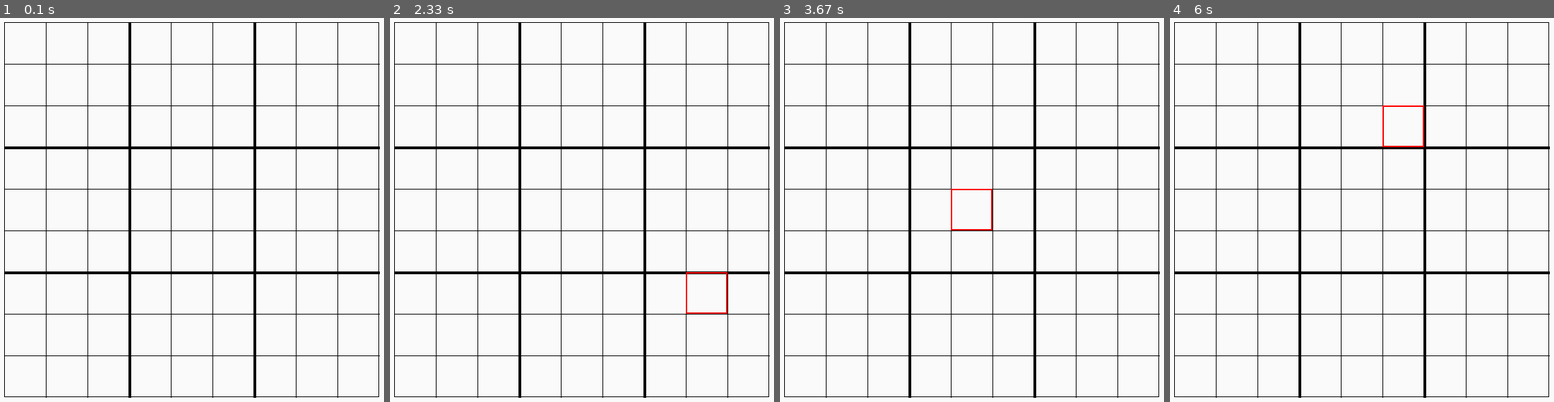
Above: before the commit, frames 1-4 (left to right).
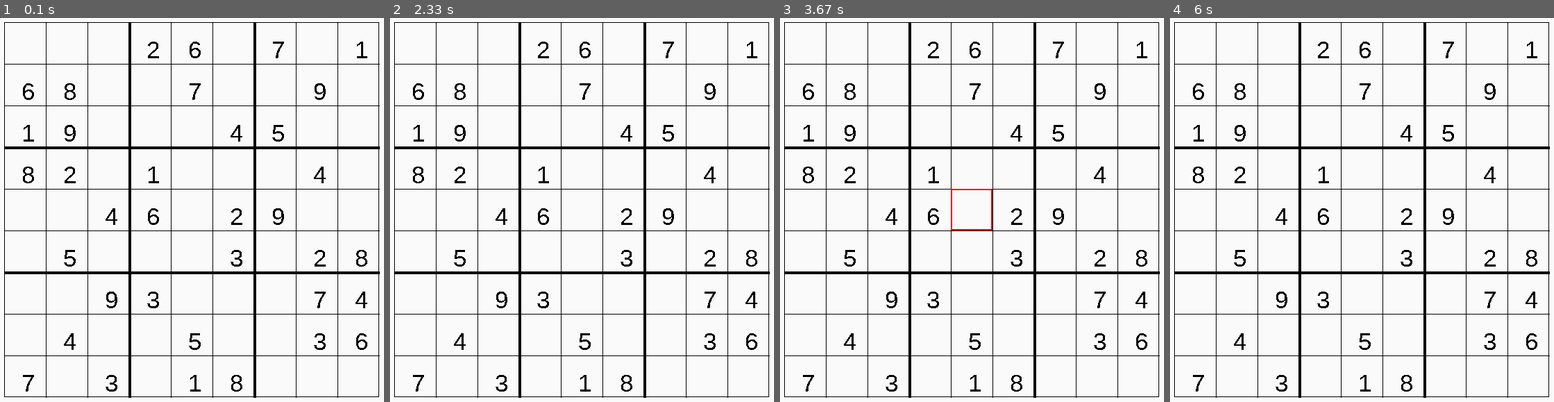
Above: after the commit, the same moments.

Repository: JDev165/sudokuBacktrackingVisualization
Game: pygame game, started from pygame_test.py
The game is run twice, just before and just after one commit, with the same random seed, the same clock (stepped at 60 frames per second) and the same inputs.
Inputs (mouse positions are in pixels of both pictures, inside the frame that each line leads up to):
- Up to frame 1 (0.1 s): no input
- Up to frame 2 (2.33 s): click (582, 210) at 0.38 s; click (474, 213) at 0.72 s; click (647, 52) at 1.05 s; click (420, 198) at 1.38 s; click (589, 256) at 1.72 s; click (697, 279) at 2.05 s
- Up to frame 3 (3.67 s): click (1064, 175) at 2.42 s; click (1137, 175) at 2.88 s; click (1129, 298) at 3.22 s; click (991, 190) at 3.55 s
- Up to frame 4 (6 s): click (1262, 129) at 3.88 s; click (1481, 256) at 4.22 s; click (1292, 64) at 4.55 s; click (1519, 202) at 4.88 s; click (1273, 102) at 5.22 s; click (1335, 71) at 5.55 s; click (1392, 137) at 5.88 s

The runs differ from the first frame. In frame 1, 1.8% of the frame differs, in the area x 5-96%, y 6-98%; in frame 2, 2.0%; in frame 3, 1.8%; in frame 4, 2.0%.

Commit message:
Can draw numbers from test grid to pygame grid

Diff:
--- a/constants.py
+++ b/constants.py
@@ -19,3 +19,17 @@
 SUDOKU_BOARD_SIZE = (SUDOKU_BOARD_WIDTH, SUDOKU_BOARD_HEIGHT)
 SUDOKU_BOARD_LARGE_SQUARE_SIZE = SUDOKU_BOARD_WIDTH // 3
 SUDOKU_BOARD_SMALL_SQUARE_SIZE = SUDOKU_BOARD_WIDTH // 9
+# Help center numbers in cells
+SUDOKU_NUMBER_X_OFFSET = 25
+SUDOKU_NUMBER_Y_OFFSET = 20
+
+
+board = [[0, 0, 0, 2, 6, 0, 7, 0, 1],
+         [6, 8, 0, 0, 7, 0, 0, 9, 0],
+         [1, 9, 0, 0, 0, 4, 5, 0, 0],
+         [8, 2, 0, 1, 0, 0, 0, 4, 0],
+         [0, 0, 4, 6, 0, 2, 9, 0, 0],
+         [0, 5, 0, 0, 0, 3, 0, 2, 8],
+         [0, 0, 9, 3, 0, 0, 0, 7, 4],
+         [0, 4, 0, 0, 5, 0, 0, 3, 6],
+         [7, 0, 3, 0, 1, 8, 0, 0, 0]]
--- a/pygame_test.py
+++ b/pygame_test.py
@@ -3,6 +3,9 @@
 from pygame.locals import *
 
 pygame.init()
+
+font = pygame.font.SysFont(
+    'arial', 35)
 
 screen = pygame.display.set_mode(SCREEN_SIZE)
 sudoku_board = Rect(SUDOKU_BOARD_SIZE, SUDOKU_BOARD_SIZE)
@@ -47,7 +50,7 @@
             running = False
             pygame.quit()
         elif event.type == pygame.MOUSEBUTTONDOWN:
-                # the coordinate system in pygame
+            # the coordinate system in pygame
             cellXCord = (pygame.mouse.get_pos(
             )[0] - CENTERED_SUDOKU_ZERO_X_CORD) // SUDOKU_BOARD_SMALL_SQUARE_SIZE
             cellYCord = (pygame.mouse.get_pos(
@@ -60,6 +63,8 @@
             # ycord = row, xcord = column in 2d array
             # Look at this when updating/pulling from 2d array
             sudokuArrayCoordinates = (cellYCord, cellXCord)
+            editableCell = 0 if board[sudokuArrayCoordinates[0]
+                                      ][sudokuArrayCoordinates[1]] > 0 else 1
             selectionRect = Rect(selectionPosition, (60, 60))
 
             # Use to check if we clicked inside the board or outside
@@ -87,8 +92,24 @@
         ycord = xcord
         pygame.draw.line(screen, BLACK, (x1cord, ycord), (x2cord, ycord))
 
-    if selectionRect and clickedInsideBoard:
+    # Draw numbers
+
+    for row in range(len(board)):
+        for col in range(len(board)):
+            if board[row][col] != 0:
+                cellNumber = str(board[row][col])
+                textImage = font.render(cellNumber, False, BLACK)
+                # flip the coordinates to match row/column positioning
+                # x axis in pygame lines up in the same direction as grid column
+                # y axis in pygame lines up in the same direction as grid row
+                textPosition = ((col * SUDOKU_BOARD_SMALL_SQUARE_SIZE) + CENTERED_SUDOKU_ZERO_X_CORD,
+                                (row * SUDOKU_BOARD_SMALL_SQUARE_SIZE) + CENTERED_SUDOKU_ZERO_X_CORD)
+                screen.blit(
+                    textImage, (textPosition[0] + SUDOKU_NUMBER_X_OFFSET, textPosition[1] + SUDOKU_NUMBER_Y_OFFSET))
+
+    if selectionRect and clickedInsideBoard and editableCell:
         pygame.draw.rect(screen, RED, selectionRect, 2)
+
     pygame.display.update()
 
 pygame.quit()
